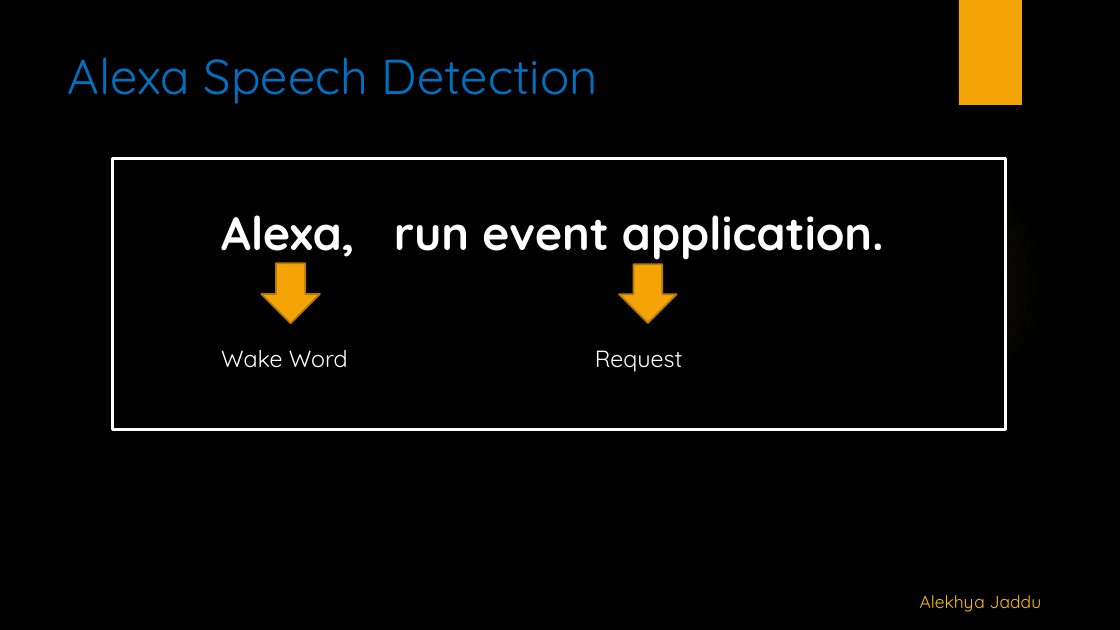
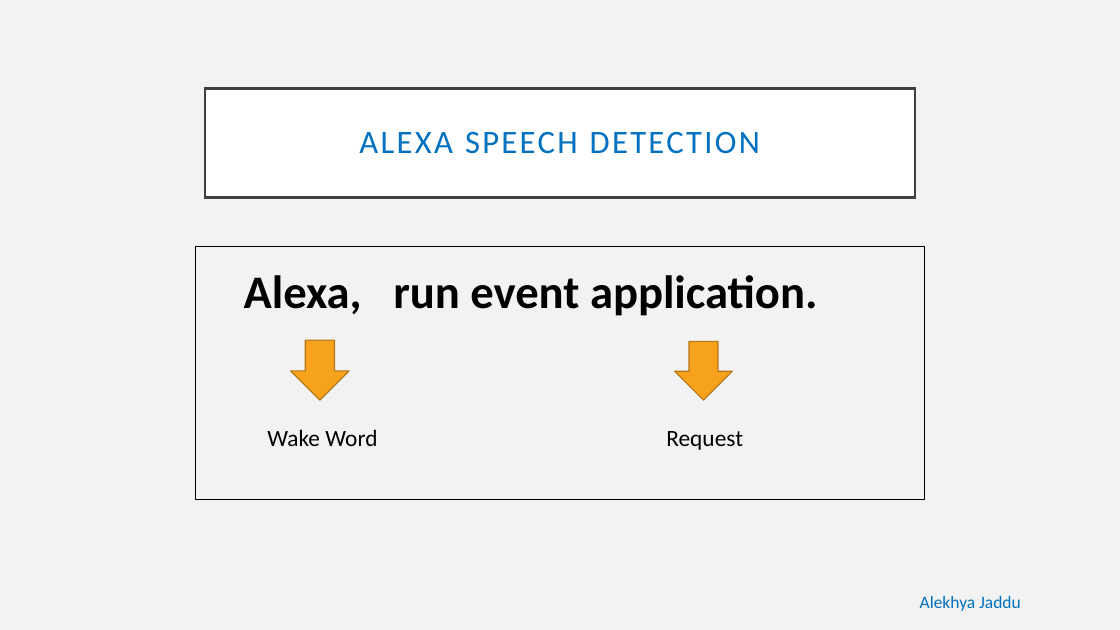
Before and after one commit to alekhyajaddu/alexa-project, a slide deck: slide 10 of Alexa ppt.pptx. Drawn at 1120x630 pixels with LibreOffice and Linux fonts; fonts in the diff are those of the drawing; background and template pictures are left out. Boxes give left, top, right and bottom in pixels: in the first picture for what was removed or moved away, otherwise in the second. Text is boxed around its words. In the diff, an @@ line names an element or a change of style, - is before the commit and + after.

Commit message:
final changes.

```diff
--- a/Alexa ppt.pptx
+++ b/Alexa ppt.pptx
@@ background picture (left out) to #F2F2F2 @@
@@ rectangle removed at (959,0,1022,105) @@
@@ title "ALEXA SPEECH DETECTION": place and size @@
-title "ALEXA SPEECH DETECTION" at (68,57,598,104)
+title "ALEXA SPEECH DETECTION" at (205,89,915,198)
@@ title "ALEXA SPEECH DETECTION" at (205,89,915,198): vertical alignment top to middle; fill none to #FFFFFF; outline none to #404040 2.5 pt @@
@@ title at (359,131,760,154): text changed; size 42 to 28 pt; font Quicksand to Calibri @@
-Alexa Speech Detection
+ALEXA SPEECH DETECTION
@@ ellipse removed at (791,154,1049,413) @@
@@ rectangle: place and size @@
-rectangle at (113,159,1006,430)
+rectangle at (195,246,925,500)
@@ rectangle at (195,246,925,500): fill #000000 to none; outline #FFFFFF 2.25 pt to #000000 0.75 pt @@
@@ text "Alexa, run event application.": place and size @@
-text "Alexa, run event application." at (221,215,884,260)
+text "Alexa, run event application." at (244,275,817,316)
@@ down arrow: place and size @@
-down arrow at (261,263,320,323)
+down arrow at (291,340,350,400)
@@ down arrow at (291,340,350,400): fill #F5A408 to #F6A21D; outline #B57906 1.5 pt to #B67815 1 pt @@
@@ down arrow at (675,341,733,400): fill #F5A408 to #F6A21D; outline #B57906 1.5 pt to #B67815 1 pt @@
@@ down arrow: place and size @@
-down arrow at (619,265,677,323)
+down arrow at (675,341,733,400)
@@ text "Wake Word": place and size @@
-text "Wake Word" at (221,350,348,368)
+text "Wake Word" at (267,429,377,446)
@@ font Quicksand to Calibri, text colour #FFFFFF to #000000 in 3 elements at (244,275,817,316), (267,429,377,446), (666,431,743,450) @@
@@ text "Request": place and size @@
-text "Request" at (595,350,683,372)
+text "Request" at (666,431,743,450)
@@ text "Alekhya Jaddu" at (920,596,1020,611): font Quicksand to Calibri, text colour #FFC000 to #0070C0 @@
```
Also in this commit, not shown: 18 other slides changed.
